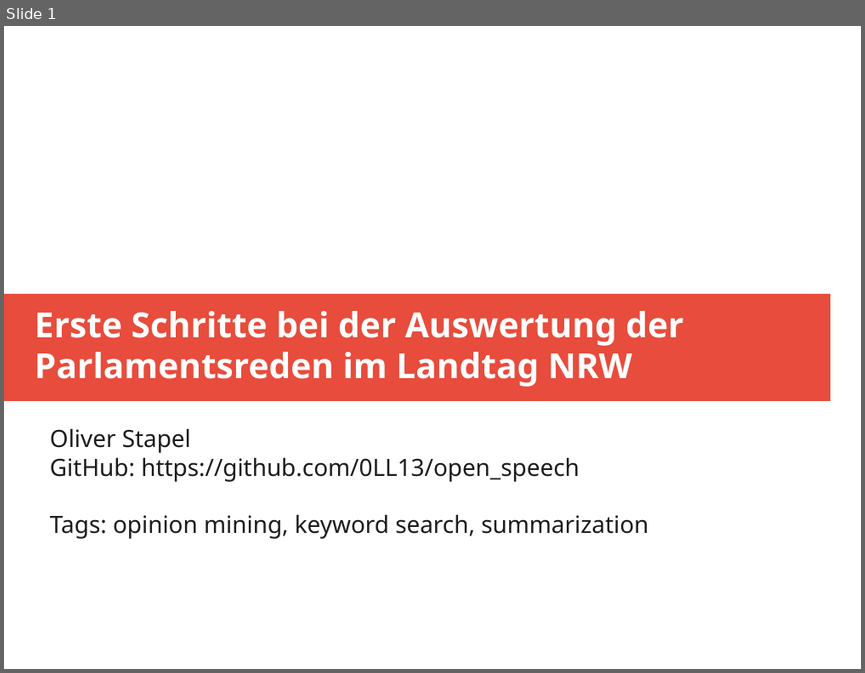
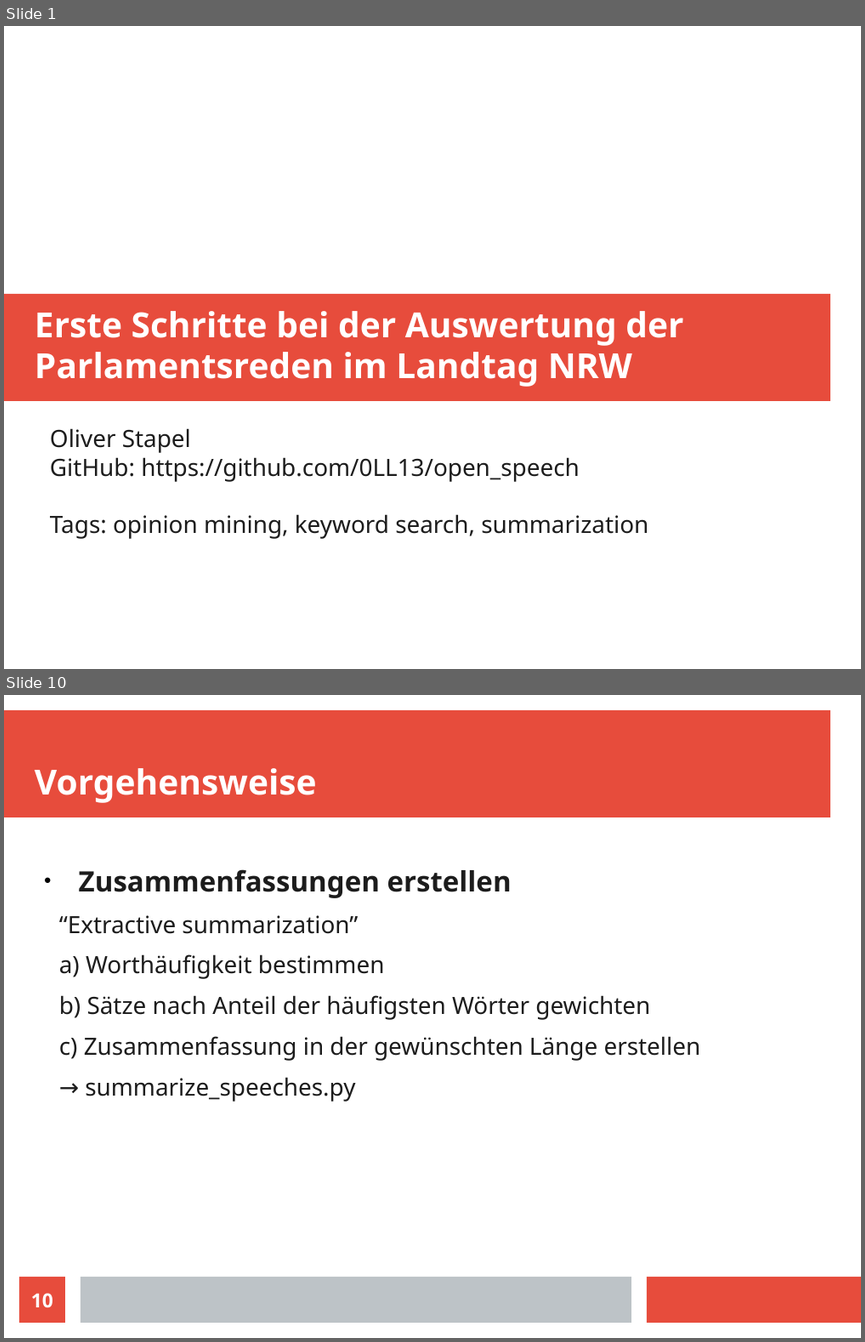
Before and after one commit to 0LL13/open_speech, a slide deck: speech_analysis.odp. Shown one above the other, each under a label of ours: slide 1 before the commit, slides 1 and 10 after it; the slides between them are not shown. The pictures are 865x673 and 865x1342 pixels, drawn with LibreOffice and Linux fonts; fonts in the diff are those of the drawing. Boxes give left, top, right and bottom in pixels: in the first picture for what was removed or moved away, otherwise in the second. Text is boxed around its words. In the diff, an @@ line names an element or a change of style, - is before the commit and + after.

```diff
--- a/speech_analysis.odp
+++ b/speech_analysis.odp
@@ slide 10 added at <box>4,695,861,1338</box>, background #FFFFFF @@
@@ rectangle added at <box>4,710,830,818</box>, fill #E74C3C @@
@@ title added at <box>35,768,317,803</box>, 32 pt, text #FFFFFF, bold @@
+Vorgehensweise
@@ text added at <box>59,869,701,1101</box>, 22 pt, text #1C1C1C @@
+● Zusammenfassungen erstellen
+  “Extractive summarization”
+  a) Worthäufigkeit bestimmen
+  b) Sätze nach Anteil der häufigsten Wörter gewichten
+  c) Zusammenfassung in der gewünschten Länge erstellen
+  → summarize_speeches.py
@@ page number added at <box>19,1276,65,1322</box>, fill #E74C3C, 18 pt, text #FFFFFF, bold @@
+10
@@ rectangle added at <box>80,1276,631,1322</box>, fill #BDC3C7 @@
@@ rectangle added at <box>647,1276,861,1322</box>, fill #E74C3C @@
```
Also in this commit, not shown: 2 slides changed, 7 other slides added, 5 other files.
